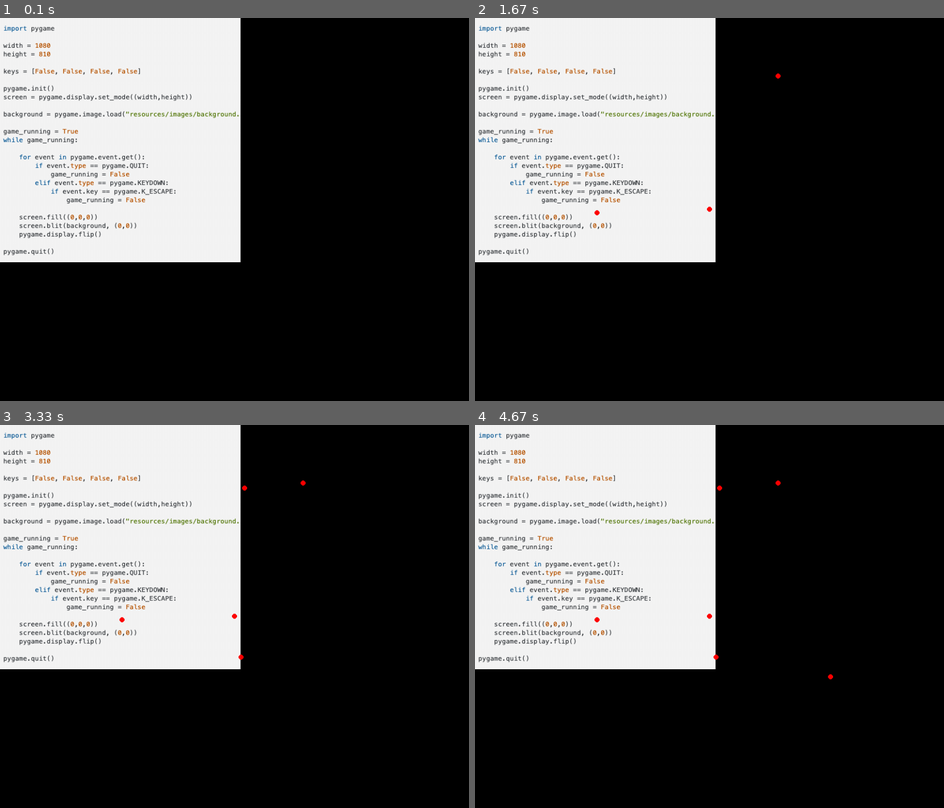
Above: before the commit, frames 1-4 (two rows, left to right).
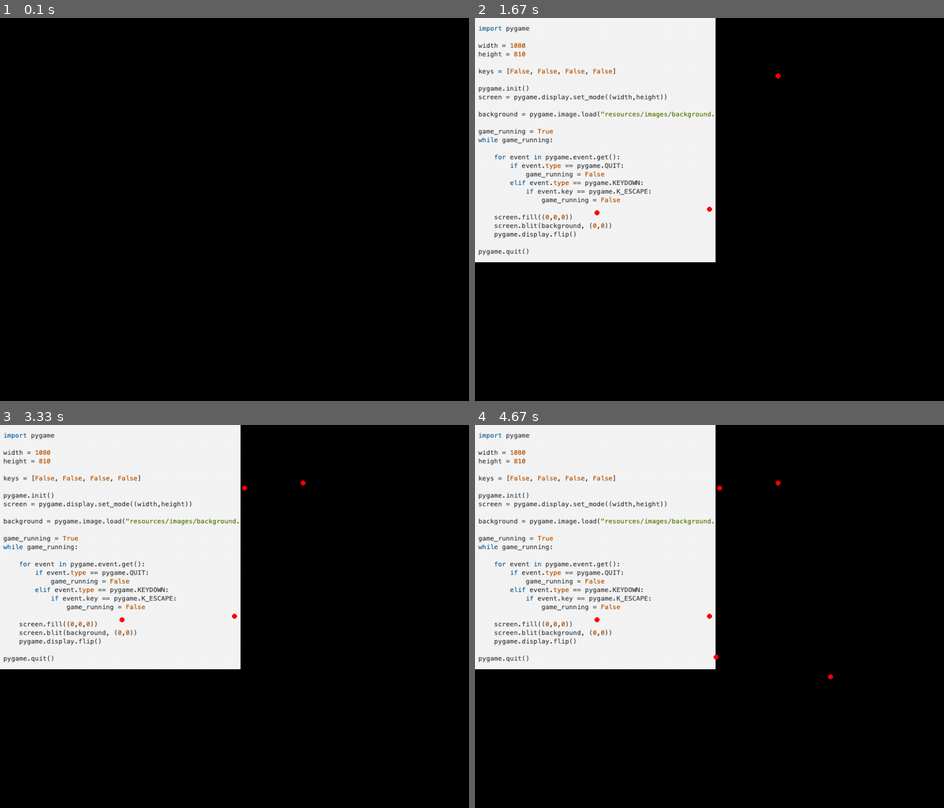
Above: after the commit, the same moments.

Repository: denisjackman/pyproject
Game: pygame game, started from work/Pathmaker.py
Two runs of this game, one before a commit and one after it. Both use one fixed random seed, a clock stepped at 60 frames per second and the inputs below.
Inputs (mouse positions are in pixels of both pictures, inside the frame that each line leads up to):
- Up to frame 1 (0.1 s): no input
- Up to frame 2 (1.67 s): click (709, 209) at 0.38 s; click (596, 213) at 0.85 s; move the mouse to (779, 75) at 1.17 s; click (779, 75) at 1.45 s
- Up to frame 3 (3.33 s): move the mouse to (243, 486) at 1.87 s; click (243, 486) at 2.22 s; move the mouse to (239, 658) at 2.7 s; click (239, 658) at 3.15 s
- Up to frame 4 (4.67 s): move the mouse to (831, 677) at 3.73 s; click (831, 677) at 4.22 s

The runs differ from the first frame. In frame 1, 33% of the frame differs, in the area x 0-52%, y 0-64%; in frame 2, nothing differs; in frame 3, less than 0.1%; in frame 4, nothing differs.

Commit message:
Daily Commit

Diff:
--- a/work/Pathmaker.py
+++ b/work/Pathmaker.py
@@ -24,6 +24,7 @@
     done = False
     clock = pygame.time.Clock()
     while not done:
+        pygame.time.delay(500)
         for event in pygame.event.get():
             pos = pygame.mouse.get_pos()
             if event.type == pygame.QUIT:
